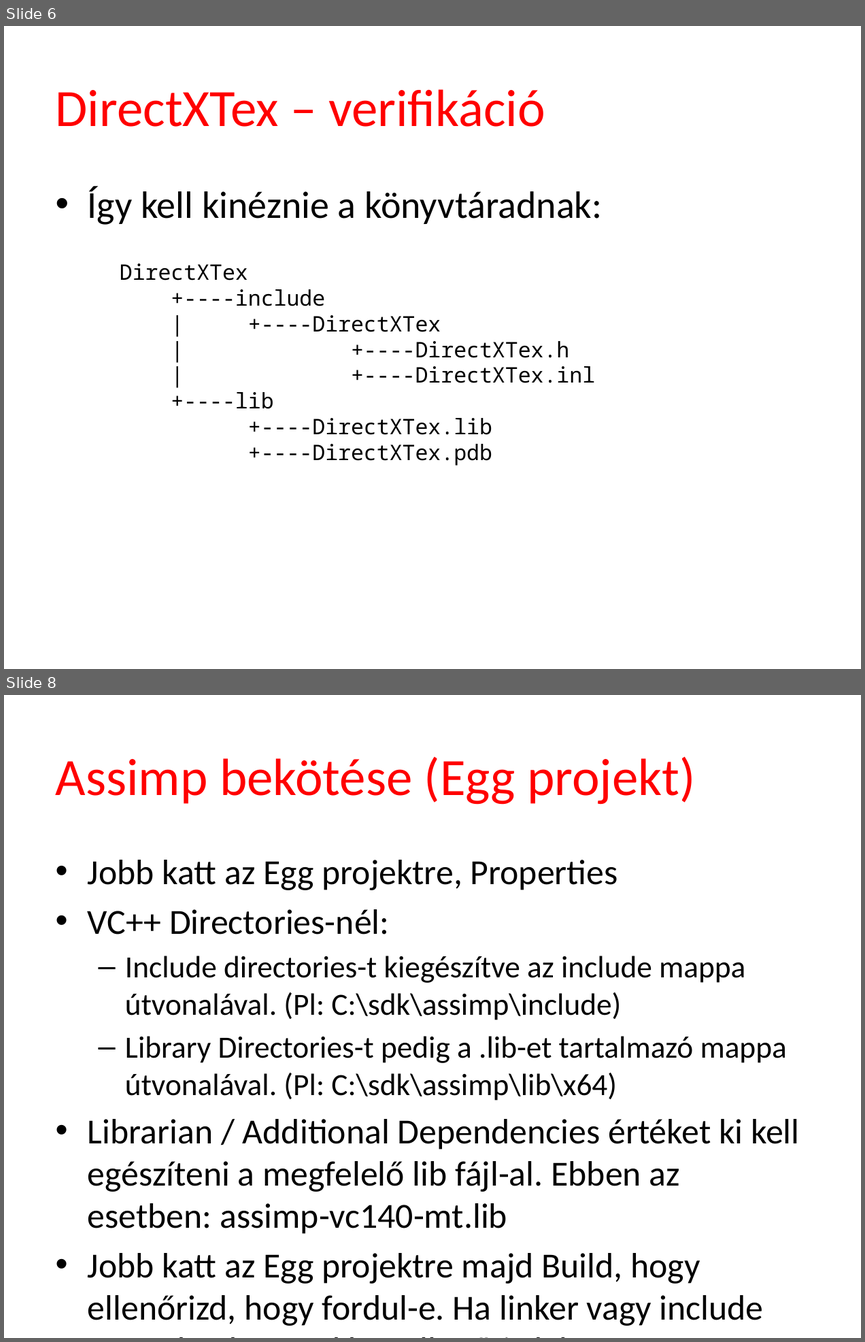
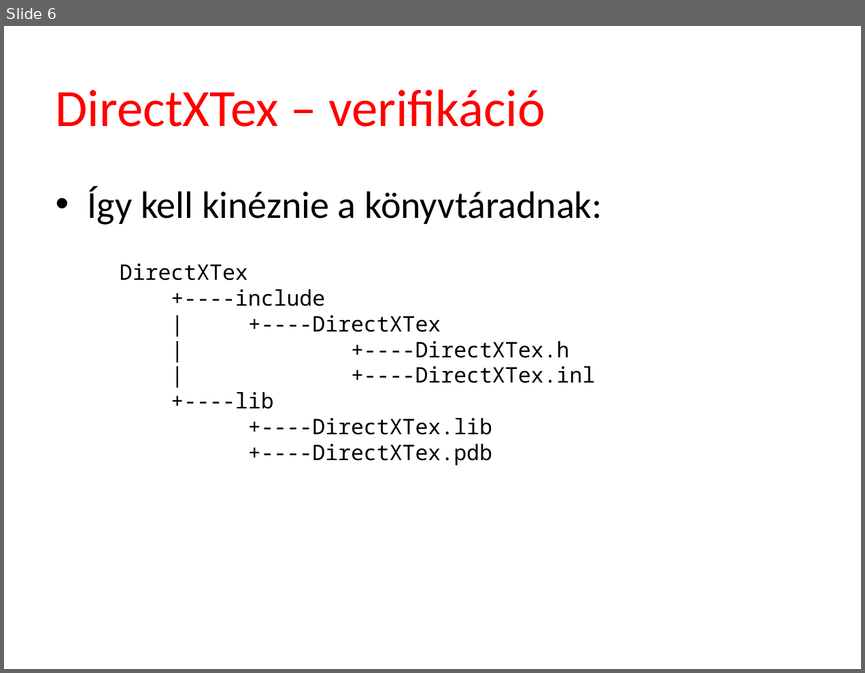
Before and after one commit to tyekx/dx12, a slide deck: Slides/ggl004-Textures.pptx. Shown one above the other, each under a label of ours: slides 6 and 8 before the commit, slide 6 after it; the slides between them are not shown. The pictures are 865x1342 and 865x673 pixels, drawn with LibreOffice and Linux fonts; fonts in the diff are those of the drawing; background and template pictures are left out. Boxes give left, top, right and bottom in pixels: in the first picture for what was removed or moved away, otherwise in the second. Text is boxed around its words. In the diff, an @@ line names an element or a change of style, - is before the commit and + after.

```diff
--- a/Slides/ggl004-Textures.pptx
+++ b/Slides/ggl004-Textures.pptx
@@ slide 8 removed at [4,695,861,1338], background #FFFFFF @@
@@ title removed at [56,757,695,804] @@
-Assimp bekötése (Egg projekt)
@@ text removed at [88,860,799,1325] @@
-• Jobb katt az Egg projektre, Properties
-• VC++ Directories-nél:
-  – Include directories-t kiegészítve az include mappa útvonalával. (Pl: C:\sdk\assimp\include)
-  – Library Directories-t pedig a .lib-et tartalmazó mappa útvonalával. (Pl: C:\sdk\assimp\lib\x64)
-• Librarian / Additional Dependencies értéket ki kell egészíteni a megfelelő lib fájl-al. Ebben az esetben: assimp-vc140-mt.lib
-• Jobb katt az Egg projektre majd Build, hogy ellenőrizd, hogy fordul-e. Ha linker vagy include errorokat kapsz akkor ellenőrizd, hogy az útvonalak tényleg helyesek-e. (note)
```
Also in this commit, not shown: 2 slides changed, 15 other slides removed.
